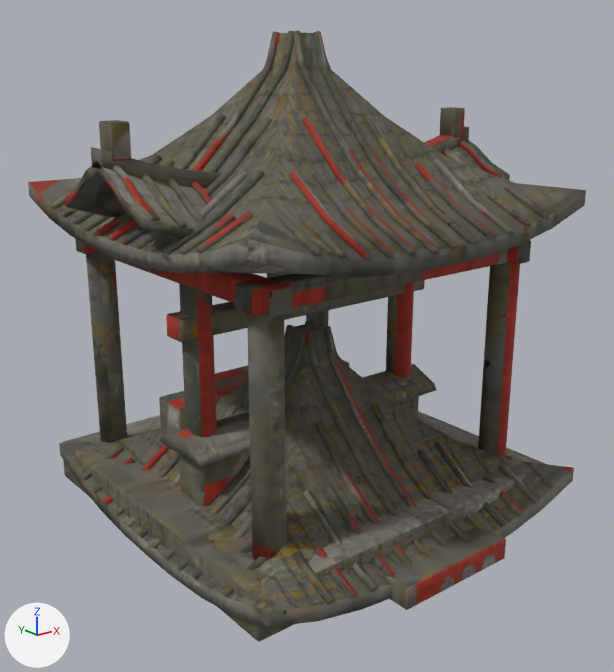
A saved change to the glTF model public/models/kits/WoodlandTemple.gltf.
Rendered twice from a 50 mm camera at (-8.45, -10.52, 7.14) aimed at (-0.18, -0.19, 3.01). The lights are fixed; the arrows at lower left show +X, +Y and +Z. The first picture is the older version. Where no turn or scale is listed for an object, it has been applied to the vertices. Vertices at exactly the same position are counted once.

Objects in the first picture: 'gate', 'pagodaRoof', 'pavilion', 'steps', 'wall'.
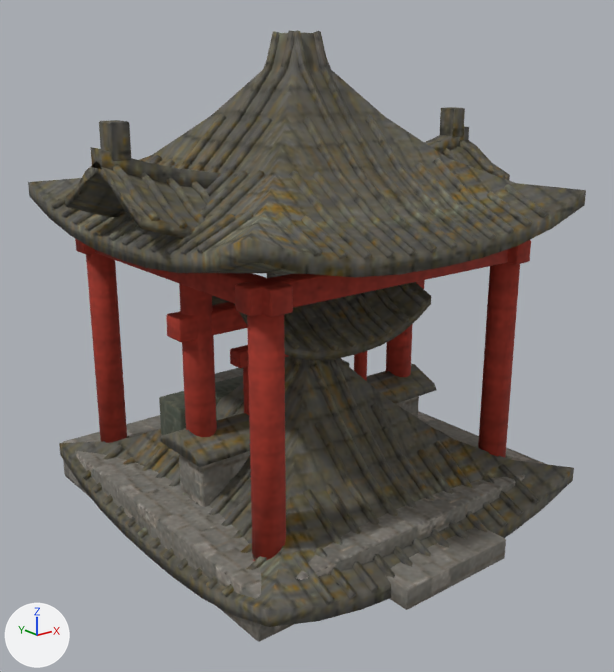
Commit message: recook the woodland temple kit

Pixel boxes [x1, y1, x2, y2] of what changed, in the pictures (614 x 672 px; the box of a moved part takes in the faces that stretch with it):
'bellFrame', added
    after: [212, 282, 431, 415]
part 1 of me_gate, moved or reshaped
    both: [99, 107, 465, 437]
part 2 of me_gate, surface changed
    before: [65, 121, 509, 342]
    after: [65, 108, 509, 342]
part 3 of me_pagodaroof, surface changed
    before: [59, 320, 574, 627]
    after: [59, 356, 574, 627]
part 4 of me_pavilion, surface changed
    both: [28, 30, 586, 642]
part 5 of me_steps, surface changed
    both: [159, 360, 350, 481]
part 6 of me_wall, surface changed
    both: [160, 364, 427, 507]

The change, as a list of edits to the scene's bpy script:
```text
Change me_gate:
    where me_gate.from_pydata(...)  # 1084 vertices, 2052 faces; spans x -3.54..3.54, y -1.15..1.15, z -3.25..3.25
    used by ob_gate; location = (0.0, 0.0, 3.25)
    me_gate part 1: 106 of 1084 vertices moved; they spanned x -3.4..3.4, y -0.24..0.24, z 0.14..3.25 and now span x -3.4..3.4, y -0.24..0.24, z 0.14..3.25; mean shift (0.0, 0.0, 0.0); largest move (2.83, -0.21, 1.2) -> (-2.83, 0.21, 1.55)
    me_gate part 2: 1738 kept faces spanning x -3.54..3.54, y -1.15..1.15, z -3.25..3.25 get new texture (UV) coordinates
Change me_pagodaroof:
    where me_pagodaroof.from_pydata(...)  # 1024 vertices, 1852 faces; spans x -3.21..3.21, y -3.21..3.21, z -1.55..1.55
    used by ob_pagodaroof; location = (0.0, 0.0, 1.55)
    me_pagodaroof part 3: 1762 kept faces spanning x -3.21..3.21, y -3.21..3.21, z -1.55..1.55 get new texture (UV) coordinates
Change me_pavilion:
    where me_pavilion.from_pydata(...)  # 1296 vertices, 2352 faces; spans x -3.21..3.21, y -3.49..3.49, z -3.85..3.85
    used by ob_pavilion; location = (0.0, 0.0, 3.85)
    me_pavilion part 4: 2292 kept faces spanning x -3.21..3.21, y -3.49..3.49, z -3.85..3.85 get new texture (UV) coordinates
Change me_steps:
    where me_steps.from_pydata(...)  # 112 vertices, 220 faces; spans x -1.89..1.89, y -1.77..1.77, z -0.88..0.88
    used by ob_steps; location = (0.0, 0.0, 0.88)
    me_steps part 5: 220 kept faces spanning x -1.89..1.89, y -1.77..1.77, z -0.88..0.88 get new texture (UV) coordinates
Change me_wall:
    where me_wall.from_pydata(...)  # 34 vertices, 60 faces; spans x -2.54..2.54, y -0.59..0.59, z -0.94..0.94
    used by ob_wall; location = (0.0, 0.0, 0.94)
    me_wall part 6: 60 kept faces spanning x -2.54..2.54, y -0.59..0.59, z -0.94..0.94 get new texture (UV) coordinates
Add me_bellframe:
    me_bellframe.from_pydata(...)  # 721 vertices, 1370 faces; spans x -1.71..1.71, y -1.15..1.15, z -2.32..2.32
    me_bellframe.materials.append(mat_baked)
Add ob_bellframe:
    ob_bellframe = bpy.data.objects.new('bellFrame', me_bellframe)
    ob_bellframe.location = (0.0, 0.0, 2.32)
```
